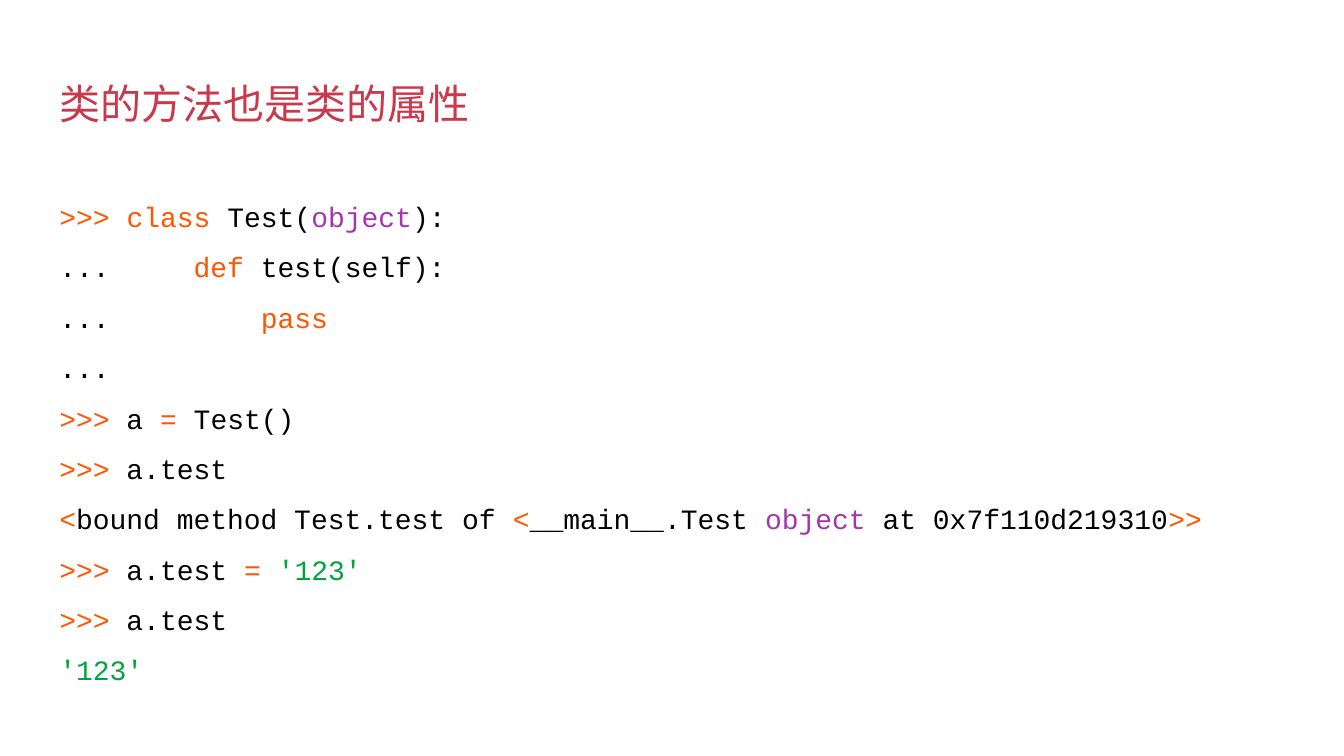
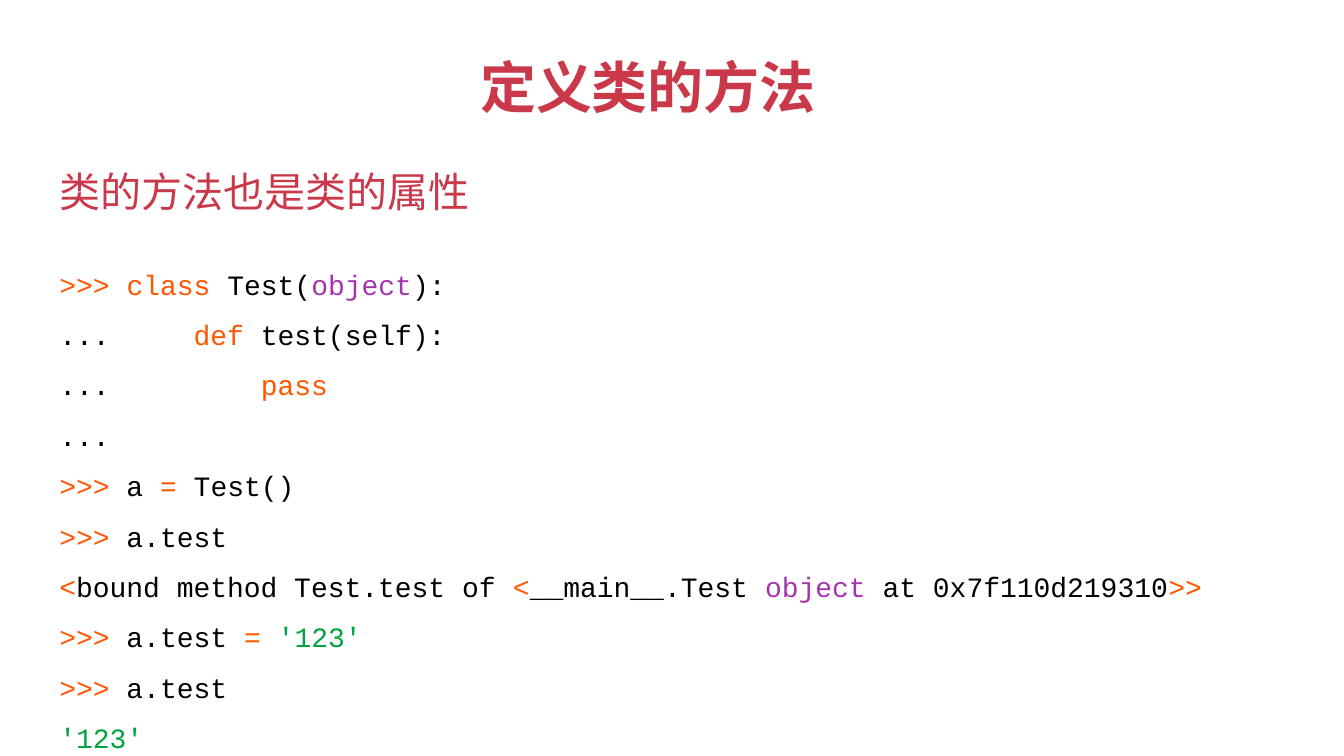
Before and after one commit to albert-feng/Python_OOP, a slide deck: slide 3 of ppt/3.3-定义类的方法.pptx. Drawn at 1344x756 pixels with LibreOffice and Linux fonts; fonts in the diff are those of the drawing. Boxes give left, top, right and bottom in pixels: in the first picture for what was removed or moved away, otherwise in the second. Text is boxed around its words. In the diff, an @@ line names an element or a change of style, - is before the commit and + after.

```diff
--- a/ppt/3.3-定义类的方法.pptx
+++ b/ppt/3.3-定义类的方法.pptx
@@ text added at [480, 60, 816, 113], 30 pt, text #C9394A, bold @@
+定义类的方法
@@ title "类的方法也是类的属性": place and size @@
-title "类的方法也是类的属性" at [59, 84, 469, 123]
+title "类的方法也是类的属性" at [59, 172, 469, 211]
@@ text ">>> class Test(object): ... def ...": place and size @@
-text ">>> class Test(object): ... def ..." at [59, 207, 1202, 681]
+text ">>> class Test(object): ... def ..." at [59, 275, 1202, 749]
```
Also in this commit, not shown: 6 other slides changed, 4 other files.
